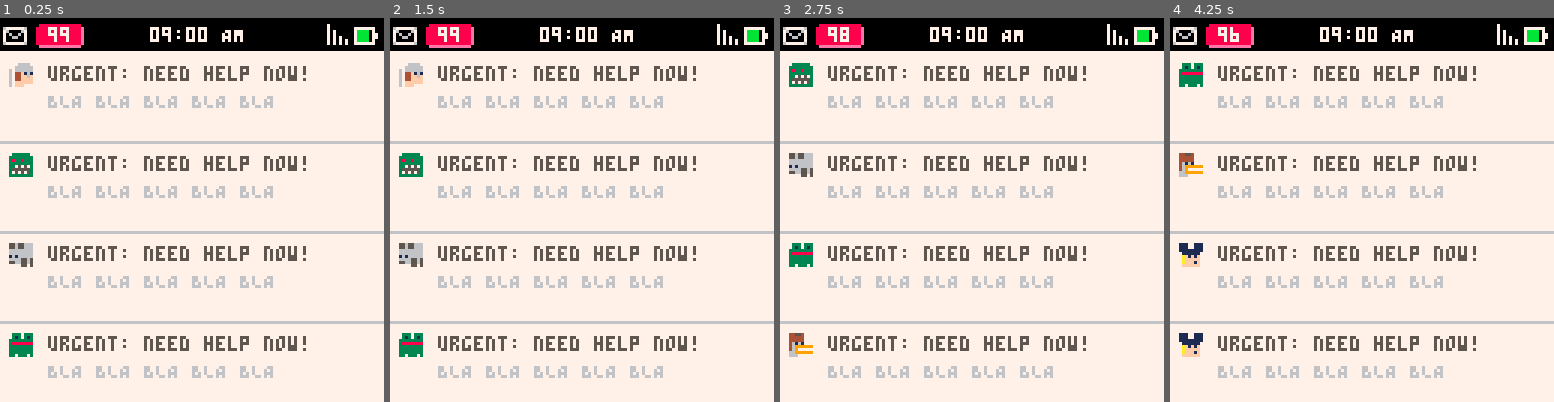
Above: before the commit, frames 1-4 (left to right).
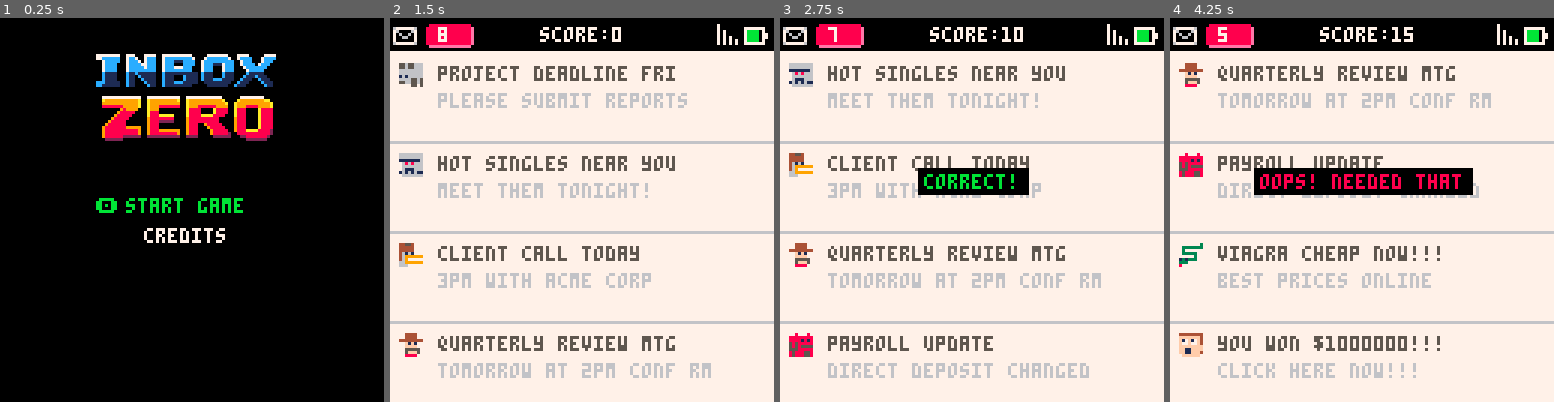
Above: after the commit, the same moments.

Repository: boblbobl/inboxzero
Game: PICO-8 cartridge inboxzero.p8
The game is run twice, just before and just after one commit, with the same random seed, the same clock (stepped at 60 frames per second) and the same inputs.
Inputs:
- Up to frame 1 (0.25 s): no input
- Up to frame 2 (1.5 s): tap O (Z key) at 0.33, 0.7, 1.43 s; tap X (X key) at 1.07 s
- Up to frame 3 (2.75 s): hold Left 1.97-2.37 s; tap X (X key) at 2.07, 2.4, 2.73 s; tap O (Z key) at 2.22 s; hold Down from 2.42 s (still down)
- Up to frame 4 (4.25 s): release Down at 2.82 s; hold Right 2.87-3.53 s; tap X (X key) every 0.33 s from 3.07 to 4.07 s; tap O (Z key) at 3.1, 3.98 s; hold Up 3.58-4.08 s; hold Right from 4.13 s (still down)

The runs differ from the first frame. In frame 1, 92% of the frame differs, in the area x 0-100%, y 1-100%; in frame 2, 9.0%; in frame 3, 11%; in frame 4, 12%.

Commit message:
Intro screen and load game data from file

Diff:
--- /dev/null
+++ b/emails_data.lua
@@ -0,0 +1,171 @@
+-- email content database
+-- action: "keep" or "delete"
+-- difficulty: 1=easy, 2=medium, 3=hard
+
+email_templates = {
+  -- EASY SPAM (clearly junk)
+  {
+    subject="you won $1000000!!!",
+    body="click here now!!!",
+    avatar=64,
+    difficulty=1,
+    action="delete"
+  },
+  {
+    subject="hot singles near you",
+    body="meet them tonight!",
+    avatar=65,
+    difficulty=1,
+    action="delete"
+  },
+  {
+    subject="viagra cheap now!!!",
+    body="best prices online",
+    avatar=66,
+    difficulty=1,
+    action="delete"
+  },
+  {
+    subject="nigerian prince here",
+    body="i need your help $$$",
+    avatar=67,
+    difficulty=1,
+    action="delete"
+  },
+
+  -- EASY RELEVANT (clearly important)
+  {
+    subject="quarterly review mtg",
+    body="tomorrow at 2pm conf rm",
+    avatar=80,
+    difficulty=1,
+    action="keep"
+  },
+  {
+    subject="project deadline fri",
+    body="please submit reports",
+    avatar=81,
+    difficulty=1,
+    action="keep"
+  },
+  {
+    subject="payroll update",
+    body="direct deposit changed",
+    avatar=82,
+    difficulty=1,
+    action="keep"
+  },
+  {
+    subject="client call today",
+    body="3pm with acme corp",
+    avatar=83,
+    difficulty=1,
+    action="keep"
+  },
+
+  -- MEDIUM SPAM (looks somewhat legit)
+  {
+    subject="confirm your account",
+    body="click to verify email",
+    avatar=68,
+    difficulty=2,
+    action="delete"
+  },
+  {
+    subject="your package delayed",
+    body="update shipping info",
+    avatar=69,
+    difficulty=2,
+    action="delete"
+  },
+  {
+    subject="security alert!",
+    body="verify your login now",
+    avatar=70,
+    difficulty=2,
+    action="delete"
+  },
+  {
+    subject="special offer 4 u",
+    body="limited time discount",
+    avatar=71,
+    difficulty=2,
+    action="delete"
+  },
+  {
+    subject="weekly newsletter",
+    body="10 tips you must know",
+    avatar=72,
+    difficulty=2,
+    action="delete"
+  },
+
+  -- MEDIUM RELEVANT (somewhat important)
+  {
+    subject="team lunch thursday",
+    body="italian place at noon",
+    avatar=84,
+    difficulty=2,
+    action="keep"
+  },
+  {
+    subject="budget approval needed",
+    body="review attached docs",
+    avatar=85,
+    difficulty=2,
+    action="keep"
+  },
+  {
+    subject="server maintenance",
+    body="downtime saturday 2am",
+    avatar=86,
+    difficulty=2,
+    action="keep"
+  },
+
+  -- HARD SPAM (very convincing)
+  {
+    subject="re: your last invoice",
+    body="please review charges",
+    avatar=73,
+    difficulty=3,
+    action="delete"
+  },
+  {
+    subject="it dept: action needed",
+    body="update your password",
+    avatar=74,
+    difficulty=3,
+    action="delete"
+  },
+  {
+    subject="expense report issue",
+    body="resubmit form asap",
+    avatar=75,
+    difficulty=3,
+    action="delete"
+  },
+
+  -- HARD RELEVANT (easy to miss)
+  {
+    subject="optional training",
+    body="career development opp",
+    avatar=87,
+    difficulty=3,
+    action="keep"
+  },
+  {
+    subject="fyi: policy change",
+    body="new remote work rules",
+    avatar=88,
+    difficulty=3,
+    action="keep"
+  },
+  {
+    subject="team survey",
+    body="your feedback wanted",
+    avatar=80,
+    difficulty=3,
+    action="keep"
+  },
+}
--- a/game.lua
+++ b/game.lua
@@ -1,3 +1,72 @@
+-- menu screen
+function showmenu()
+  menu_selection = 1 -- 1=start, 2=credits
+  scene.update = update_menu
+  scene.draw = draw_menu
+end
+
+function update_menu()
+  if btnp(2) and menu_selection > 1 then
+    menu_selection -= 1
+  end
+  if btnp(3) and menu_selection < 2 then
+    menu_selection += 1
+  end
+
+  if btnp(4) then -- z button
+    if menu_selection == 1 then
+      showgame()
+    else
+      showcredits()
+    end
+  end
+end
+
+function draw_menu()
+  cls(0)
+
+  -- logo
+  spr(128, 30, 10, 8, 4)
+
+
+  -- menu options
+  local start_color = menu_selection == 1 and 11 or 7
+  local credits_color = menu_selection == 2 and 11 or 7
+
+  print("start game", 42, 60, start_color)
+  print("credits", 48, 70, credits_color)
+
+  -- cursor
+  local cursor_y = menu_selection == 1 and 60 or 70
+  print("\x8e", 32, cursor_y, 11)
+end
+
+-- credits screen
+function showcredits()
+  scene.update = update_credits
+  scene.draw = draw_credits
+end
+
+function update_credits()
+  if btnp(4) or btnp(5) then -- z or x button
+    showmenu()
+  end
+end
+
+function draw_credits()
+  cls(0)
+
+  print("inbox zero", 42, 20, 11)
+  print("a pico-8 game", 33, 30, 7)
+  print("", 0, 40, 7)
+  print("game by boblbobl", 24, 50, 7)
+  print("", 0, 58, 7)
+  print("pixel art by hatch", 21, 68, 7)
+  print("pixeljoint.com", 30, 76, 6)
+  print("", 0, 86, 7)
+  print("press \x8e to return", 24, 100, 11)
+end
+
 function showgame()
   top = 11
   email_h = 30
@@ -9,7 +78,15 @@
   camera_offset = 0
   deleting = false
 
-  emails = get_emails(99, 1)
+  -- scoring system
+  score = 0
+  correct = 0
+  incorrect = 0
+  feedback_msg = ""
+  feedback_timer = 0
+  feedback_color = 7
+
+  emails = get_emails(20, 1)
   scene.update = update_game
   scene.draw = draw_game
 end
@@ -38,6 +115,27 @@
     if camera_offset < email_h then
       camera_offset += anim_frames
     else
+      -- check if action was correct
+      local email = emails[1]
+      local player_action = email_state == 2 and "keep" or "delete"
+
+      if player_action == email.action then
+        score += 10
+        correct += 1
+        feedback_msg = "correct!"
+        feedback_color = 11
+      else
+        score -= 5
+        incorrect += 1
+        if email.action == "keep" then
+          feedback_msg = "oops! needed that"
+        else
+          feedback_msg = "that was spam!"
+        end
+        feedback_color = 8
+      end
+      feedback_timer = 30
+
       -- reset email state
       email_state = 0
       email_offset = 0
@@ -49,6 +147,11 @@
       -- set deleting to false
       deleting = false
     end
+  end
+
+  -- update feedback timer
+  if feedback_timer > 0 then
+    feedback_timer -= 1
   end
 
   if email_state == 1 and email_offset < state_offset then
@@ -95,9 +198,18 @@
   spr(18, 16, 2+camera_offset)
   spr(19, 24, 2+camera_offset)
   print(#emails, 16, 3+camera_offset, 7)
-  print("09:00 AM", 50, 3+camera_offset, 7)
+  print("score:"..score, 50, 3+camera_offset, 7)
   spr(2, 108, 2+camera_offset)
   spr(3, 118, 2+camera_offset)
+end
+
+function draw_feedback()
+  if feedback_timer > 0 then
+    local msg_w = #feedback_msg * 4
+    local x = 64 - (msg_w / 2)
+    rectfill(x-2, 50, x+msg_w+2, 58, 0)
+    print(feedback_msg, x, 52, feedback_color)
+  end
 end
 
 function draw_game()
@@ -116,8 +228,15 @@
     end
 
     draw_hint()
-  end
-
+  else
+    -- game over
+    rectfill(20, 50, 107, 70, 0)
+    rectfill(21, 51, 106, 69, 7)
+    print("inbox zero!", 42, 54, 5)
+    print("score: "..score, 42, 61, 6)
+  end
+
+  draw_feedback()
   camera(0, camera_offset)
   draw_statusbar()
 end
--- a/inboxzero.p8
+++ b/inboxzero.p8
@@ -1,9 +1,10 @@
 pico-8 cartridge // http://www.pico-8.com
-version 41
+version 42
 __lua__
 -- inbox zero
 -- by boblbobl
 
+#include emails_data.lua
 #include main.lua
 #include game.lua
 #include utils.lua
--- a/main.lua
+++ b/main.lua
@@ -1,6 +1,6 @@
 scene = {}
 function _init()
-  showgame()
+  showmenu()
 end
 
 function _update()
--- a/utils.lua
+++ b/utils.lua
@@ -34,9 +34,27 @@
 
 function get_emails(count, difficulty)
   local emails = {}
+  local pool = {}
 
-  for i = 0, count-1 do
-    add(emails, { subject="urgent: need help now!", body="BLA BLA BLA BLA BLA", avatar=rand(64, 88) })
+  -- filter by difficulty
+  for template in all(email_templates) do
+    if template.difficulty <= difficulty then
+      add(pool, template)
+    end
+  end
+
+  -- shuffle and select emails
+  for i = 1, min(count, #pool) do
+    local idx = rand(1, #pool + 1)
+    local template = pool[idx]
+    add(emails, {
+      subject=template.subject,
+      body=template.body,
+      avatar=template.avatar,
+      action=template.action,
+      difficulty=template.difficulty
+    })
+    del(pool, template)
   end
 
   return emails
Not shown, changed: 47 lines of the sprite sheet (__gfx__) section of inboxzero.p8
